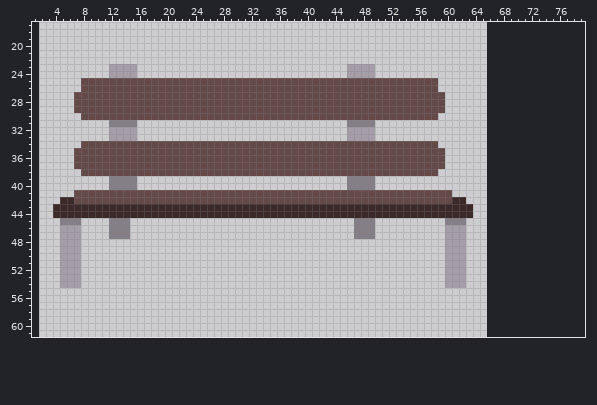
Two states of a sprite sheet, src/main/resources/sprites/interactableScenery/bench.png. The first picture shows the starting point.
The file is 64x64 pixels. Shown: x 1..79, y 17..61. The old version is drawn lined up with the new one, on the new canvas.
Once edited:
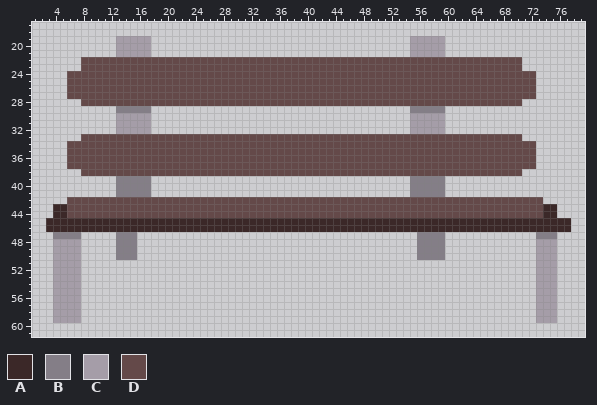
Palette (. is transparent): A #3b2828  B #847e87  C #a59da8  D #644949
Message: Added bench selection circle
From old to new:
canvas 64x64 -> 80x82, the old top-left corner now at 2,9
@@ x 1..79 @@
 18 ...............................................................................
-19 ...............................................................................
-20 ...............................................................................
-21 ...............................................................................
-22 ...............................................................................
-23 ...........CCCC..............................CCCC..............................
-24 ...........CCCC..............................CCCC..............................
-25 .......DDDDDDDDDDDDDDDDDDDDDDDDDDDDDDDDDDDDDDDDDDDDDDDDDDD.....................
-26 .......DDDDDDDDDDDDDDDDDDDDDDDDDDDDDDDDDDDDDDDDDDDDDDDDDDD.....................
-27 ......DDDDDDDDDDDDDDDDDDDDDDDDDDDDDDDDDDDDDDDDDDDDDDDDDDDDD....................
-28 ......DDDDDDDDDDDDDDDDDDDDDDDDDDDDDDDDDDDDDDDDDDDDDDDDDDDDD....................
-29 ......DDDDDDDDDDDDDDDDDDDDDDDDDDDDDDDDDDDDDDDDDDDDDDDDDDDDD....................
-30 .......DDDDDDDDDDDDDDDDDDDDDDDDDDDDDDDDDDDDDDDDDDDDDDDDDDD.....................
-31 ...........BBBB..............................BBBB..............................
-32 ...........CCCC..............................CCCC..............................
-33 ...........CCCC..............................CCCC..............................
-34 .......DDDDDDDDDDDDDDDDDDDDDDDDDDDDDDDDDDDDDDDDDDDDDDDDDDD.....................
-35 ......DDDDDDDDDDDDDDDDDDDDDDDDDDDDDDDDDDDDDDDDDDDDDDDDDDDDD....................
-36 ......DDDDDDDDDDDDDDDDDDDDDDDDDDDDDDDDDDDDDDDDDDDDDDDDDDDDD....................
-37 ......DDDDDDDDDDDDDDDDDDDDDDDDDDDDDDDDDDDDDDDDDDDDDDDDDDDDD....................
-38 .......DDDDDDDDDDDDDDDDDDDDDDDDDDDDDDDDDDDDDDDDDDDDDDDDDDD.....................
-39 ...........BBBB..............................BBBB..............................
-40 ...........BBBB..............................BBBB..............................
-41 ......DDDDDDDDDDDDDDDDDDDDDDDDDDDDDDDDDDDDDDDDDDDDDDDDDDDDDD...................
-42 ....AADDDDDDDDDDDDDDDDDDDDDDDDDDDDDDDDDDDDDDDDDDDDDDDDDDDDDDAA.................
-43 ...AAAAAAAAAAAAAAAAAAAAAAAAAAAAAAAAAAAAAAAAAAAAAAAAAAAAAAAAAAAA................
-44 ...AAAAAAAAAAAAAAAAAAAAAAAAAAAAAAAAAAAAAAAAAAAAAAAAAAAAAAAAAAAA................
-45 ....BBB....BBB................................BBB..........BBB.................
-46 ....CCC....BBB................................BBB..........CCC.................
-47 ....CCC....BBB................................BBB..........CCC.................
-48 ....CCC....................................................CCC.................
-49 ....CCC....................................................CCC.................
-50 ....CCC....................................................CCC.................
-51 ....CCC....................................................CCC.................
-52 ....CCC....................................................CCC.................
-53 ....CCC....................................................CCC.................
-54 ....CCC....................................................CCC.................
-55 ...............................................................................
-56 ...............................................................................
-57 ...............................................................................
-58 ...............................................................................
-59 ...............................................................................
+19 ............CCCCC.....................................CCCCC....................
+20 ............CCCCC.....................................CCCCC....................
+21 ............CCCCC.....................................CCCCC....................
+22 .......DDDDDDDDDDDDDDDDDDDDDDDDDDDDDDDDDDDDDDDDDDDDDDDDDDDDDDDDDDDDDDD.........
+23 .......DDDDDDDDDDDDDDDDDDDDDDDDDDDDDDDDDDDDDDDDDDDDDDDDDDDDDDDDDDDDDDD.........
+24 .....DDDDDDDDDDDDDDDDDDDDDDDDDDDDDDDDDDDDDDDDDDDDDDDDDDDDDDDDDDDDDDDDDDD.......
+25 .....DDDDDDDDDDDDDDDDDDDDDDDDDDDDDDDDDDDDDDDDDDDDDDDDDDDDDDDDDDDDDDDDDDD.......
+26 .....DDDDDDDDDDDDDDDDDDDDDDDDDDDDDDDDDDDDDDDDDDDDDDDDDDDDDDDDDDDDDDDDDDD.......
+27 .....DDDDDDDDDDDDDDDDDDDDDDDDDDDDDDDDDDDDDDDDDDDDDDDDDDDDDDDDDDDDDDDDDDD.......
+28 .......DDDDDDDDDDDDDDDDDDDDDDDDDDDDDDDDDDDDDDDDDDDDDDDDDDDDDDDDDDDDDDD.........
+29 ............BBBBB.....................................BBBBB....................
+30 ............CCCCC.....................................CCCCC....................
+31 ............CCCCC.....................................CCCCC....................
+32 ............CCCCC.....................................CCCCC....................
+33 .......DDDDDDDDDDDDDDDDDDDDDDDDDDDDDDDDDDDDDDDDDDDDDDDDDDDDDDDDDDDDDDD.........
+34 .....DDDDDDDDDDDDDDDDDDDDDDDDDDDDDDDDDDDDDDDDDDDDDDDDDDDDDDDDDDDDDDDDDDD.......
+35 .....DDDDDDDDDDDDDDDDDDDDDDDDDDDDDDDDDDDDDDDDDDDDDDDDDDDDDDDDDDDDDDDDDDD.......
+36 .....DDDDDDDDDDDDDDDDDDDDDDDDDDDDDDDDDDDDDDDDDDDDDDDDDDDDDDDDDDDDDDDDDDD.......
+37 .....DDDDDDDDDDDDDDDDDDDDDDDDDDDDDDDDDDDDDDDDDDDDDDDDDDDDDDDDDDDDDDDDDDD.......
+38 .......DDDDDDDDDDDDDDDDDDDDDDDDDDDDDDDDDDDDDDDDDDDDDDDDDDDDDDDDDDDDDDD.........
+39 ............BBBBB.....................................BBBBB....................
+40 ............BBBBB.....................................BBBBB....................
+41 ............BBBBB.....................................BBBBB....................
+42 .....DDDDDDDDDDDDDDDDDDDDDDDDDDDDDDDDDDDDDDDDDDDDDDDDDDDDDDDDDDDDDDDDDDDD......
+43 ...AADDDDDDDDDDDDDDDDDDDDDDDDDDDDDDDDDDDDDDDDDDDDDDDDDDDDDDDDDDDDDDDDDDDDAA....
+44 ...AADDDDDDDDDDDDDDDDDDDDDDDDDDDDDDDDDDDDDDDDDDDDDDDDDDDDDDDDDDDDDDDDDDDDAA....
+45 ..AAAAAAAAAAAAAAAAAAAAAAAAAAAAAAAAAAAAAAAAAAAAAAAAAAAAAAAAAAAAAAAAAAAAAAAAAAA..
+46 ..AAAAAAAAAAAAAAAAAAAAAAAAAAAAAAAAAAAAAAAAAAAAAAAAAAAAAAAAAAAAAAAAAAAAAAAAAAA..
+47 ...BBBB.....BBB........................................BBBB.............BBB....
+48 ...CCCC.....BBB........................................BBBB.............CCC....
+49 ...CCCC.....BBB........................................BBBB.............CCC....
+50 ...CCCC.....BBB........................................BBBB.............CCC....
+51 ...CCCC.................................................................CCC....
+52 ...CCCC.................................................................CCC....
+53 ...CCCC.................................................................CCC....
+54 ...CCCC.................................................................CCC....
+55 ...CCCC.................................................................CCC....
+56 ...CCCC.................................................................CCC....
+57 ...CCCC.................................................................CCC....
+58 ...CCCC.................................................................CCC....
+59 ...CCCC.................................................................CCC....
 60 ...............................................................................
Pixel boxes of the changes (left, top, right, bottom) in both pictures:
changed: (46, 36, 571, 323)
